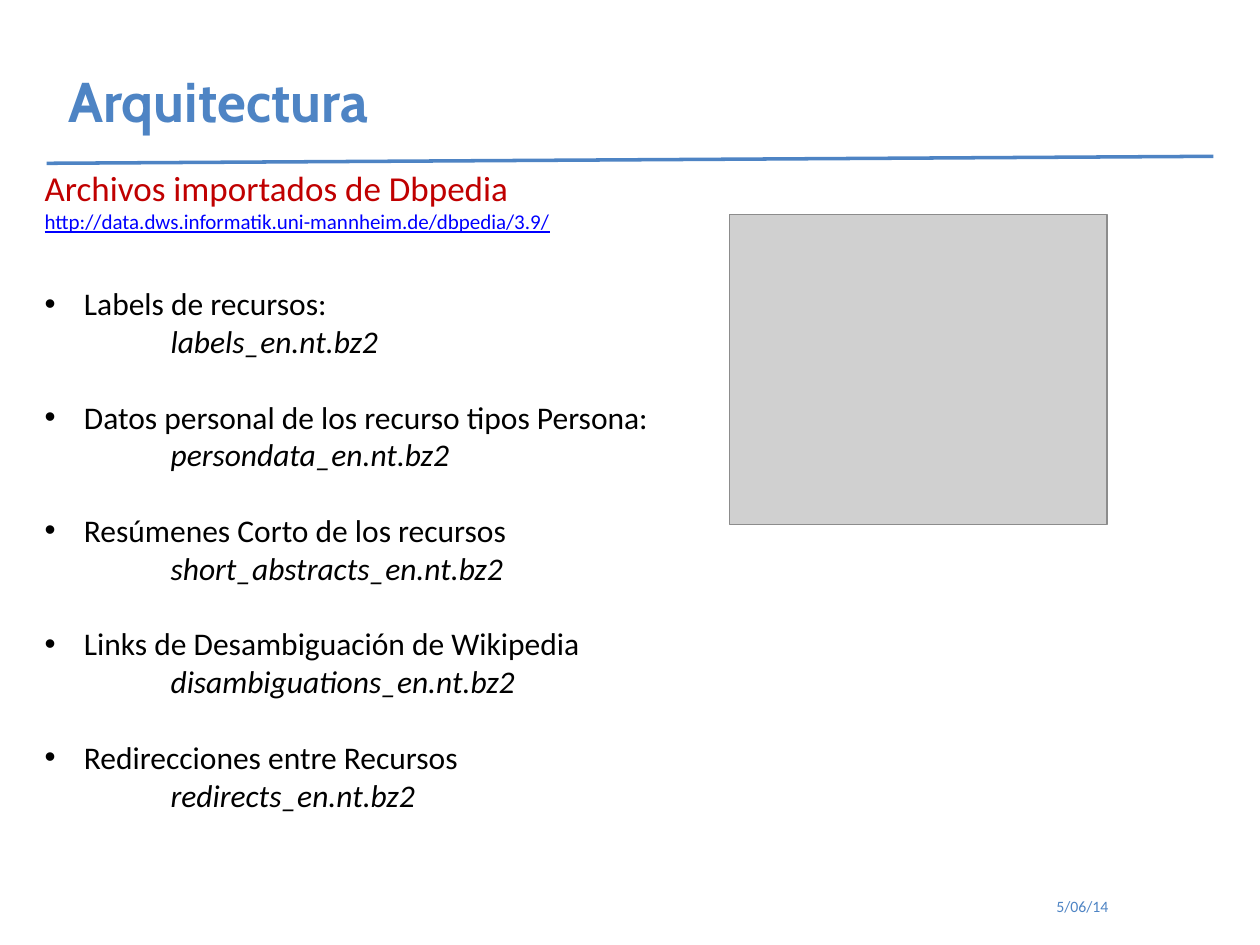
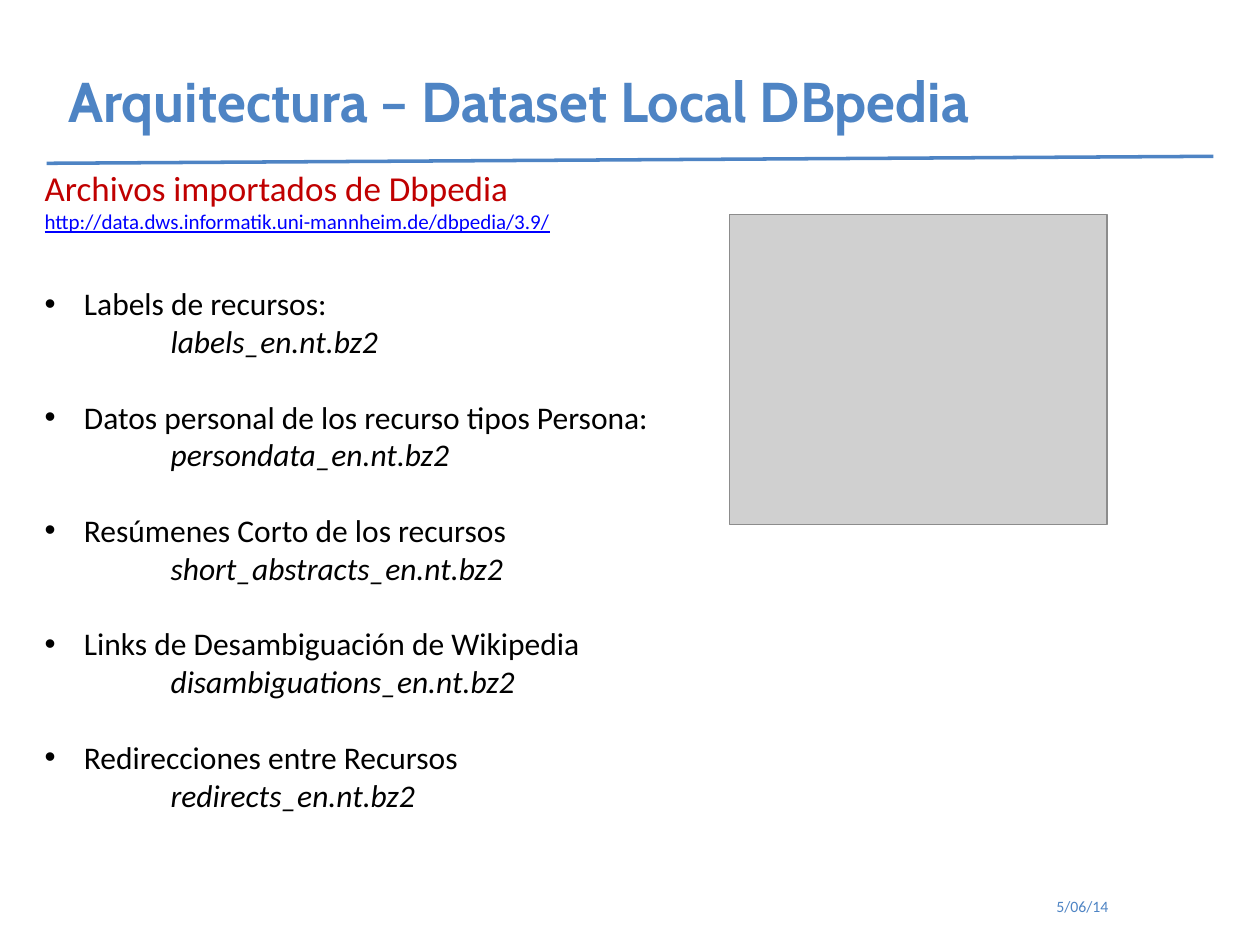
Before and after one commit to wfabricms/tesisDocument, a slide deck: slide 24 of presentacion/Presentacion Tesis 2014 - II.pptx (slide 23 before the commit). Drawn at 1260x945 pixels with LibreOffice and Linux fonts; fonts in the diff are those of the drawing; grey boxes stand for pictures. Boxes give left, top, right and bottom in pixels: in the first picture for what was removed or moved away, otherwise in the second. Text is boxed around its words. In the diff, an @@ line names an element or a change of style, - is before the commit and + after.

```diff
--- a/presentacion/Presentacion Tesis 2014 - II.pptx
+++ b/presentacion/Presentacion Tesis 2014 - II.pptx
@@ text at [68, 80, 969, 134]: text changed @@
-Arquitectura
+Arquitectura – Dataset Local DBpedia
```
Also in this commit, not shown: 11 other slides changed, 2 slides added, 22 other files.
